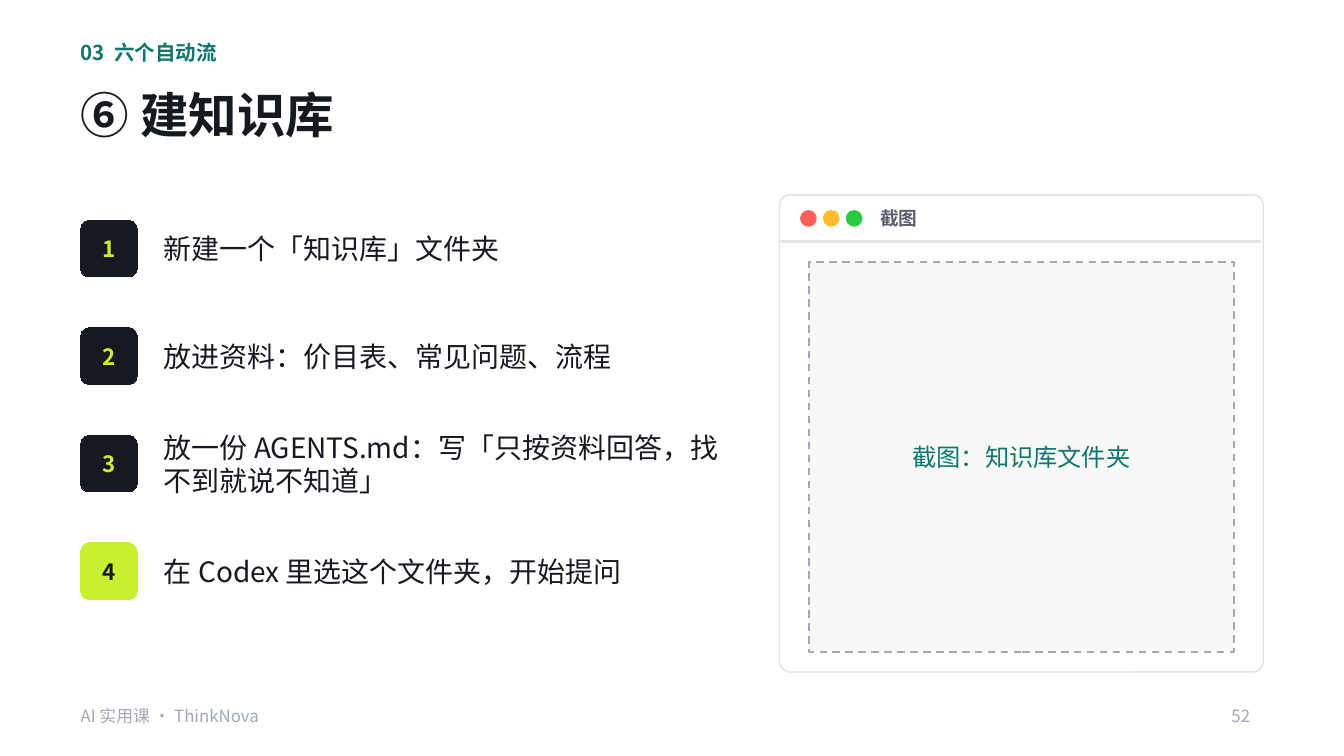
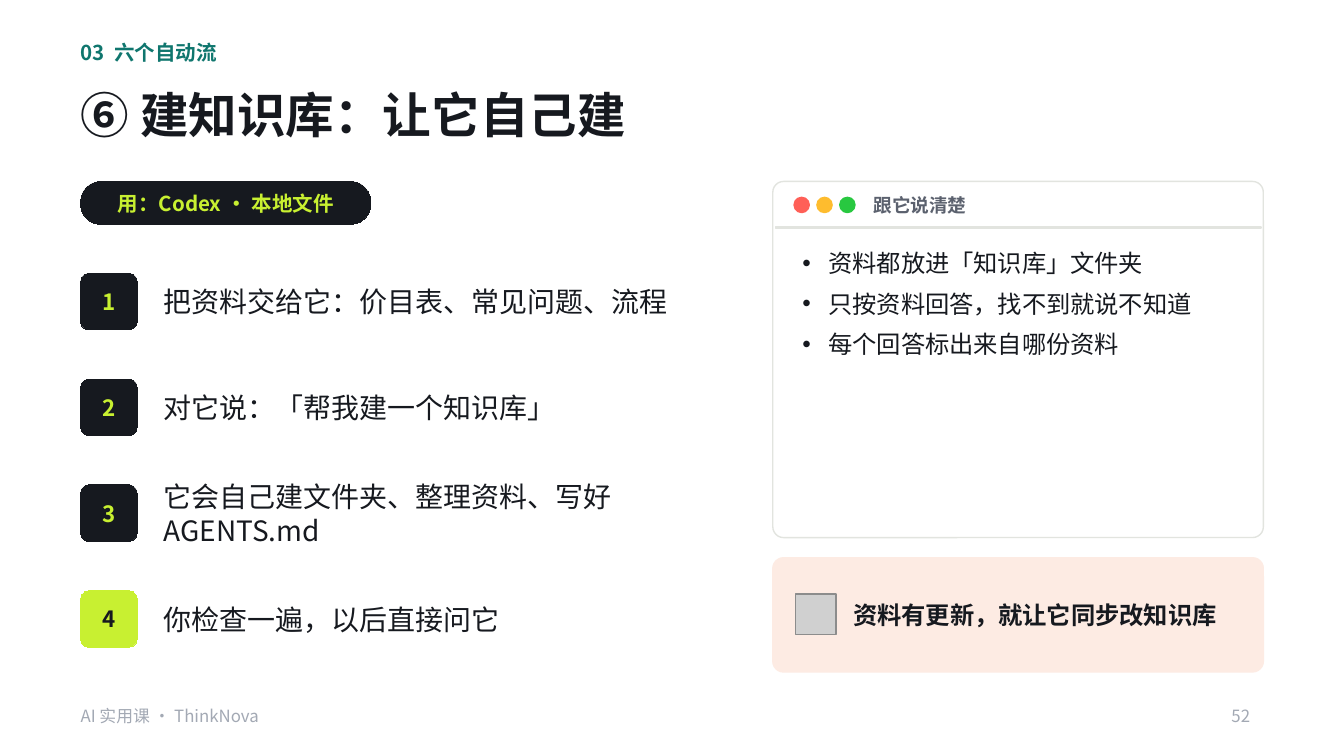
Before and after one commit to freyhuang-11/thinknova-memory, a slide deck: slide 52 of courses/小生意实用课/AI实用课_Codex提效.pptx. Drawn at 1344x756 pixels with LibreOffice and Linux fonts; fonts in the diff are those of the drawing; grey boxes stand for pictures. Boxes give left, top, right and bottom in pixels: in the first picture for what was removed or moved away, otherwise in the second. Text is boxed around its words. In the diff, an @@ line names an element or a change of style, - is before the commit and + after.

```diff
--- a/courses/小生意实用课/AI实用课_Codex提效.pptx
+++ b/courses/小生意实用课/AI实用课_Codex提效.pptx
@@ title at [81,91,625,138]: text changed @@
-⑥ 建知识库
+⑥ 建知识库：让它自己建
@@ rounded rectangle added at [81,181,371,224], fill #16191F, outline #16191F 0.75 pt, 11 pt, text #C8F031, bold @@
+用：Codex · 本地文件
@@ rounded rectangle: place and size @@
-rounded rectangle at [780,195,1263,672]
+rounded rectangle at [773,181,1263,538]
@@ rounded rectangle at [773,181,1263,538]: proportions changed @@
@@ 3 ellipses: place and size @@
-3 ellipses at [801,211,862,226]
+3 ellipses at [794,198,855,212]
@@ text added at [874,196,967,214], 10 pt, text #5B616E, bold @@
+跟它说清楚
@@ text removed at [880,206,917,231] @@
-截图
@@ rectangle: place and size @@
-rectangle at [782,241,1261,242]
+rectangle at [775,227,1261,228]
@@ rectangle removed at [809,262,1234,652] @@
@@ text added at [829,251,1192,355], 13 pt, text #16191F @@
+• 资料都放进「知识库」文件夹
+• 只按资料回答，找不到就说不知道
+• 每个回答标出来自哪份资料
@@ rounded rectangle "1": place and size @@
-rounded rectangle "1" at [81,220,137,277]
+rounded rectangle "1" at [81,273,137,329]
@@ text at [164,288,668,315]: text changed @@
-放进资料：价目表、常见问题、流程
+把资料交给它：价目表、常见问题、流程
@@ 3 rounded rectangles: place and size @@
-3 rounded rectangles at [81,328,137,599]
+3 rounded rectangles at [81,379,137,648]
@@ text at [164,394,556,421]: text changed @@
-新建一个「知识库」文件夹
+对它说：「帮我建一个知识库」
@@ text removed at [164,434,718,494] @@
-放一份 AGENTS.md：写「只按资料回答，找不到就说不知道」
@@ text removed at [913,445,1131,468] @@
-截图：知识库文件夹
@@ text added at [164,483,612,542], 15 pt, text #16191F @@
+它会自己建文件夹、整理资料、写好 AGENTS.md
@@ text removed at [164,558,622,585] @@
-在 Codex 里选这个文件夹，开始提问
@@ rounded rectangle added at [773,558,1263,672], fill #FDEBE3, outline #FDEBE3 0.75 pt @@
@@ picture added at [796,594,836,634] @@
@@ text added at [164,606,500,633], 15 pt, text #16191F @@
+你检查一遍，以后直接问它
@@ text added at [853,603,1216,627], 13 pt, text #16191F, bold @@
+资料有更新，就让它同步改知识库
```
Also in this commit, not shown: 5 other slides changed, 6 other files.
